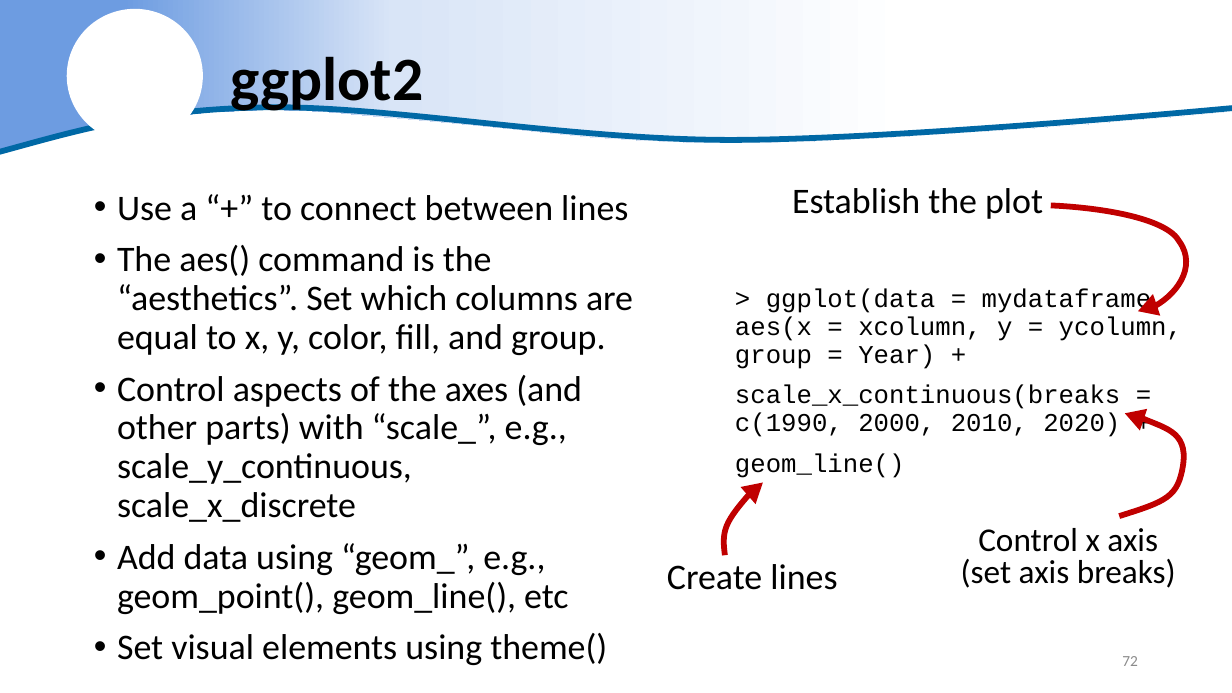
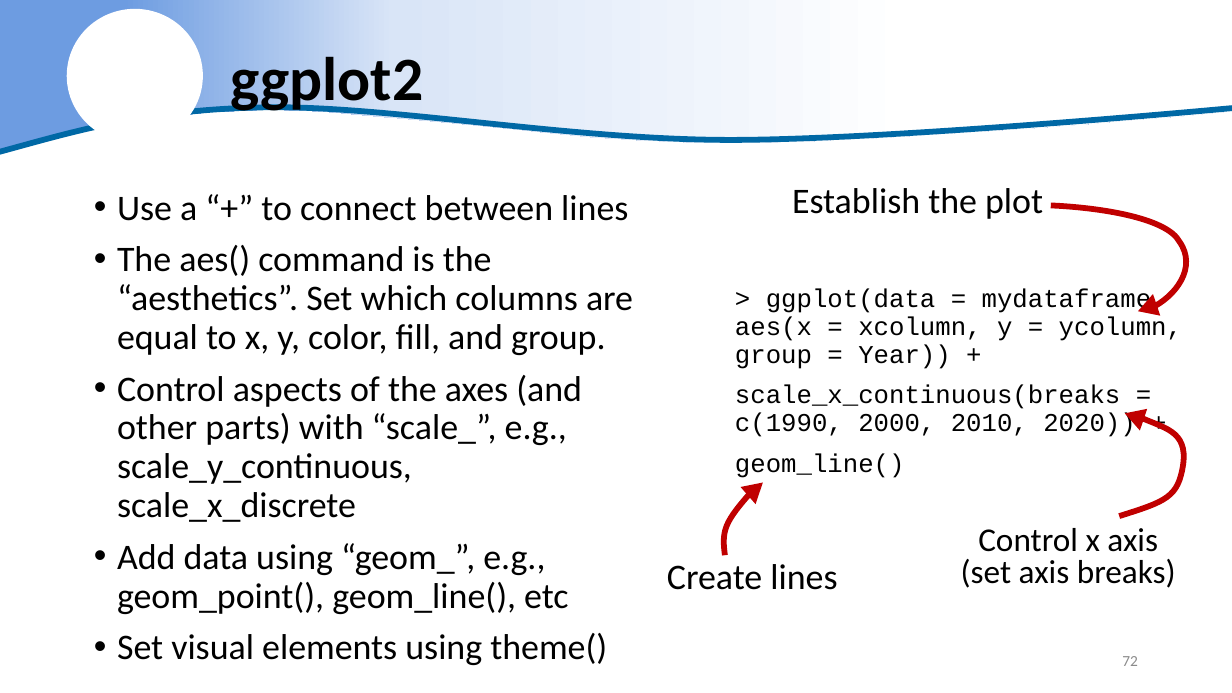
Before and after one commit to justinpriest/R_Intro_ADFG, a slide deck: slide 72 of The Basics of R.pptx. Drawn at 1232x693 pixels with LibreOffice and Linux fonts; fonts in the diff are those of the drawing; background and template pictures are left out. Boxes give left, top, right and bottom in pixels: in the first picture for what was removed or moved away, otherwise in the second. Text is boxed around its words. In the diff, an @@ line names an element or a change of style, - is before the commit and + after.

```diff
--- a/The Basics of R.pptx
+++ b/The Basics of R.pptx
@@ text at [735, 289, 1182, 437]: text changed @@
-> ggplot(data = mydataframe, aes(x = xcolumn, y = ycolumn, group = Year) +
-scale_x_continuous(breaks = c(1990, 2000, 2010, 2020) +
+> ggplot(data = mydataframe, aes(x = xcolumn, y = ycolumn, group = Year)) +
+scale_x_continuous(breaks = c(1990, 2000, 2010, 2020)) +
```
Also in this commit, not shown: 8 other slides changed, 1 other file.
